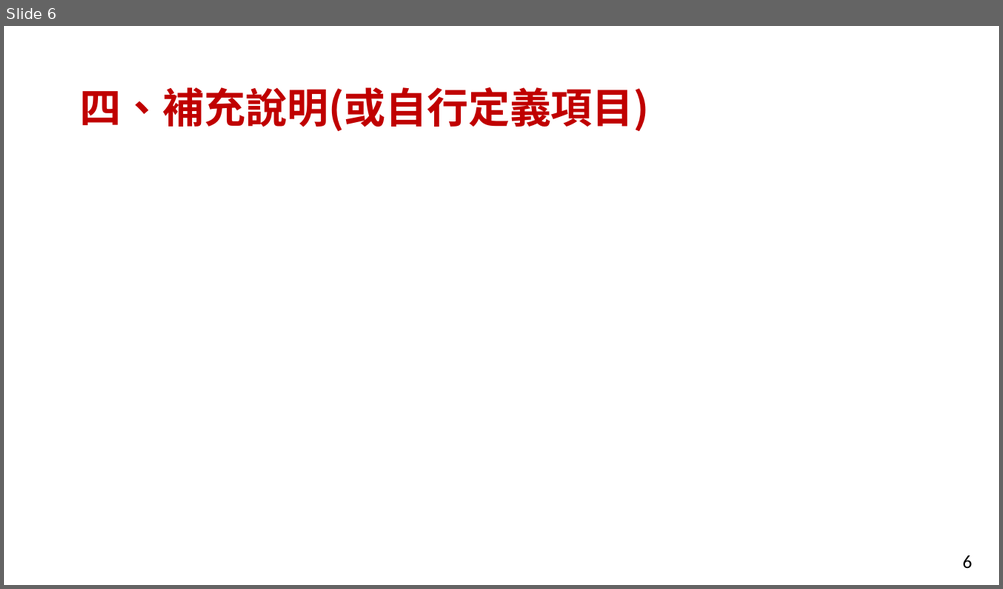
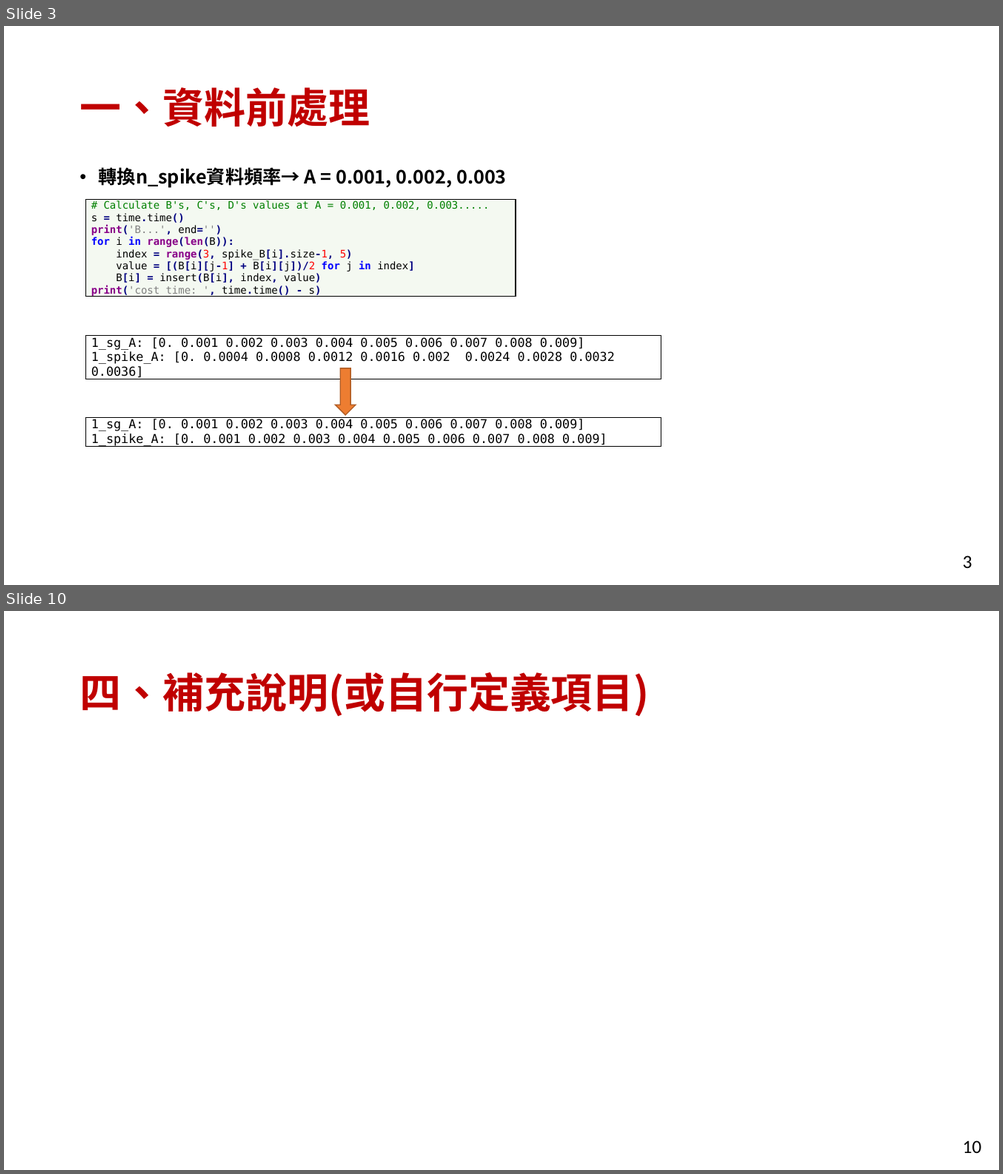
Before and after one commit to FuJasmine/imbd2022final, a slide deck: 111052_projectB_report.pptx. Shown one above the other, each under a label of ours: slide 6 before the commit, slides 3 and 10 after it; the slides between them are not shown. The pictures are 1003x589 and 1003x1174 pixels, drawn with LibreOffice and Linux fonts; fonts in the diff are those of the drawing. Boxes give left, top, right and bottom in pixels: in the first picture for what was removed or moved away, otherwise in the second. Text is boxed around its words. In the diff, an @@ line names an element or a change of style, - is before the commit and + after.

```diff
--- a/111052_projectB_report.pptx
+++ b/111052_projectB_report.pptx
@@ slide 3 added at (x1=4, y1=26, x2=999, y2=585), background #FFFFFF; not listed: 1 template element that a slide beside it also shows @@
@@ title added at (x1=79, y1=87, x2=370, y2=127), 40 pt, text #C00000, bold @@
+一、資料前處理
@@ text added at (x1=99, y1=167, x2=506, y2=188), 18 pt, text #000000, bold @@
+• 轉換n_spike資料頻率→ A = 0.001, 0.002, 0.003
@@ table added at (x1=85, y1=200, x2=515, y2=299), 1 rows, 1 columns @@
+# Calculate B's, C's, D's values at A = 0.001, 0.002, 0.003..... / s = time.time() / print('B...', end='') / for i in range(len(B)): / index = range(3, spike_B[i].size-1, 5) / value = [(B[i][j-1] + B[i][j])/2 for j in index] / B[i] = insert(B[i], index, value) / print('cost time: ', time.time() - s)
@@ table added at (x1=85, y1=335, x2=660, y2=383), 1 rows, 1 columns @@
+1_sg_A: [0. 0.001 0.002 0.003 0.004 0.005 0.006 0.007 0.008 0.009] / 1_spike_A: [0. 0.0004 0.0008 0.0012 0.0016 0.002 0.0024 0.0028 0.0032 0.0036]
@@ down arrow added at (x1=336, y1=369, x2=356, y2=415), fill #ED7D31, outline #AF5C24 1 pt @@
@@ table added at (x1=85, y1=417, x2=660, y2=450), 1 rows, 1 columns @@
+1_sg_A: [0. 0.001 0.002 0.003 0.004 0.005 0.006 0.007 0.008 0.009] / 1_spike_A: [0. 0.001 0.002 0.003 0.004 0.005 0.006 0.007 0.008 0.009]
@@ what was slide 6 is now slide 10 @@
@@ page number at (x1=962, y1=1141, x2=982, y2=1153): text changed @@
-6
+10
```
Also in this commit, not shown: 3 slides changed, 5 other slides added, 2 slides removed.
